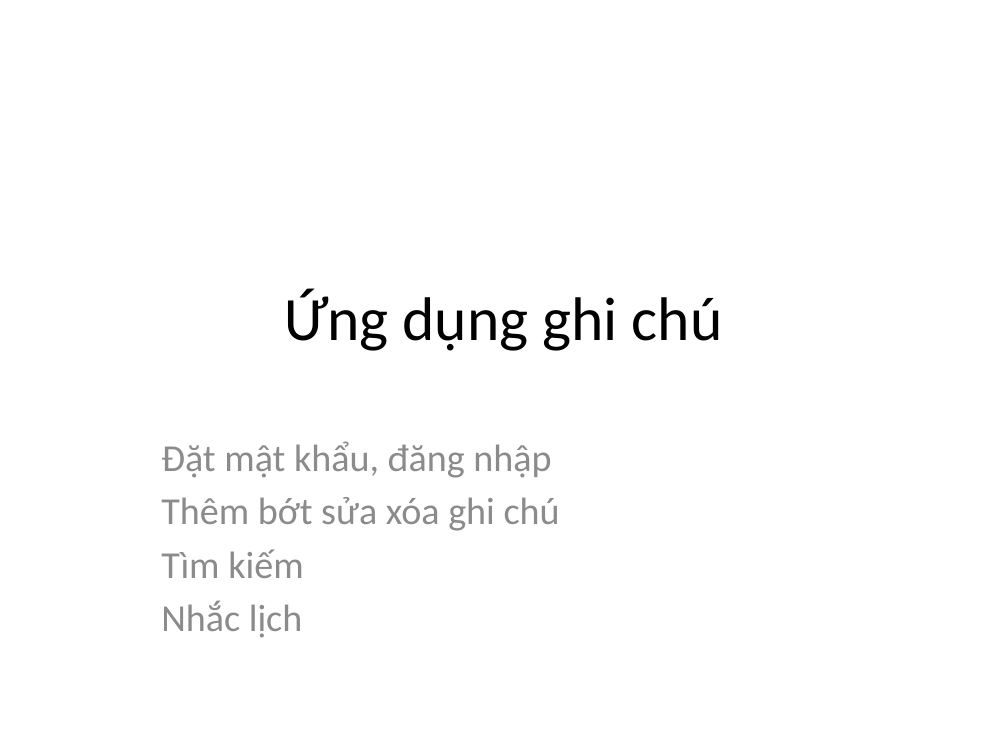
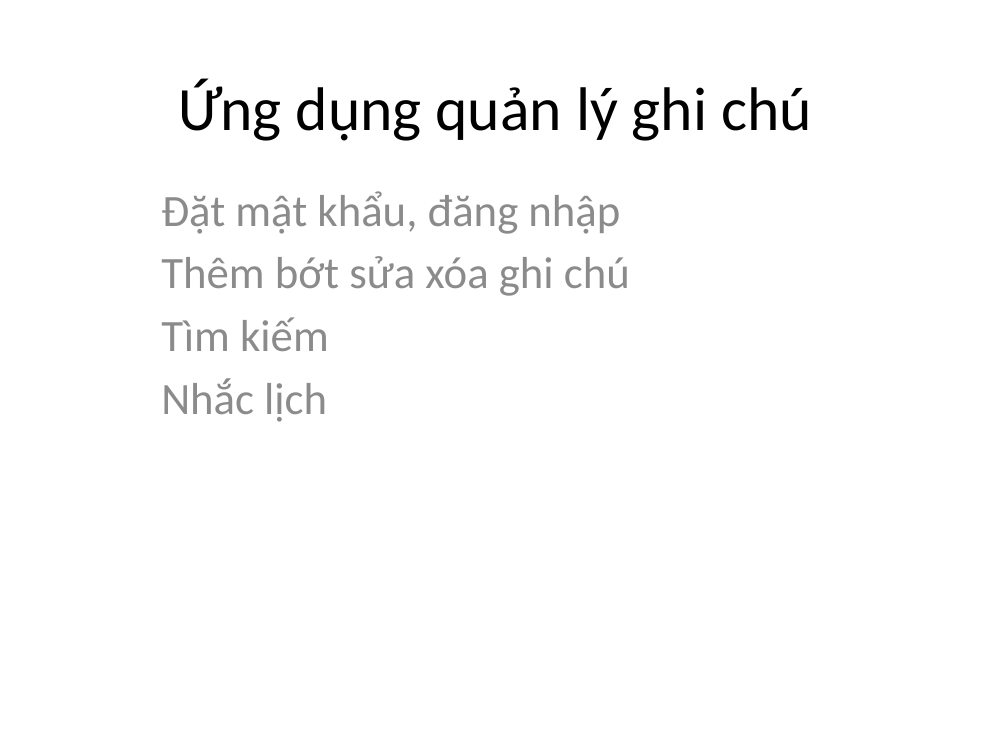
Before and after one commit to phamtuanchip/android, a slide deck: slide 2 of Mon Ky thuat lap trinh.pptx. Drawn at 1008x756 pixels with LibreOffice and Linux fonts; fonts in the diff are those of the drawing. Boxes give left, top, right and bottom in pixels: in the first picture for what was removed or moved away, otherwise in the second. Text is boxed around its words. In the diff, an @@ line names an element or a change of style, - is before the commit and + after.

```diff
--- a/Mon Ky thuat lap trinh.pptx
+++ b/Mon Ky thuat lap trinh.pptx
@@ title at <box>178,79,812,141</box>: text changed @@
-Ứng dụng ghi chú
+Ứng dụng quản lý ghi chú
@@ subtitle "Đặt mật khẩu, đăng nhập": place and size @@
-subtitle "Đặt mật khẩu, đăng nhập" at <box>161,441,560,638</box>
+subtitle "Đặt mật khẩu, đăng nhập" at <box>161,191,630,422</box>
@@ subtitle "Đặt mật khẩu, đăng nhập" at <box>161,191,630,422</box>: size 27.2 to 32 pt @@
```
Also in this commit, not shown: 16 other slides changed, 7 slides added, 10 slides removed, 1 other file.
